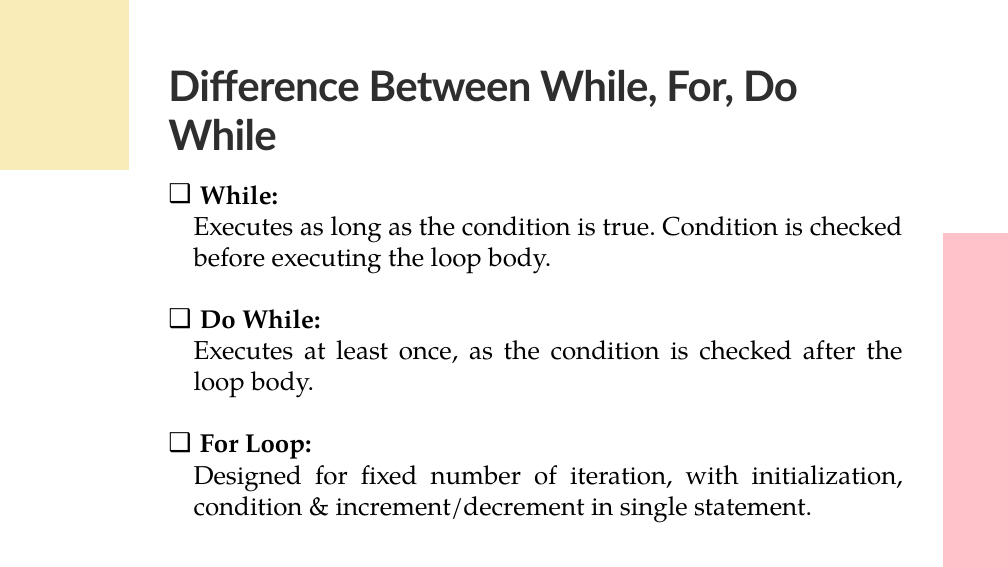
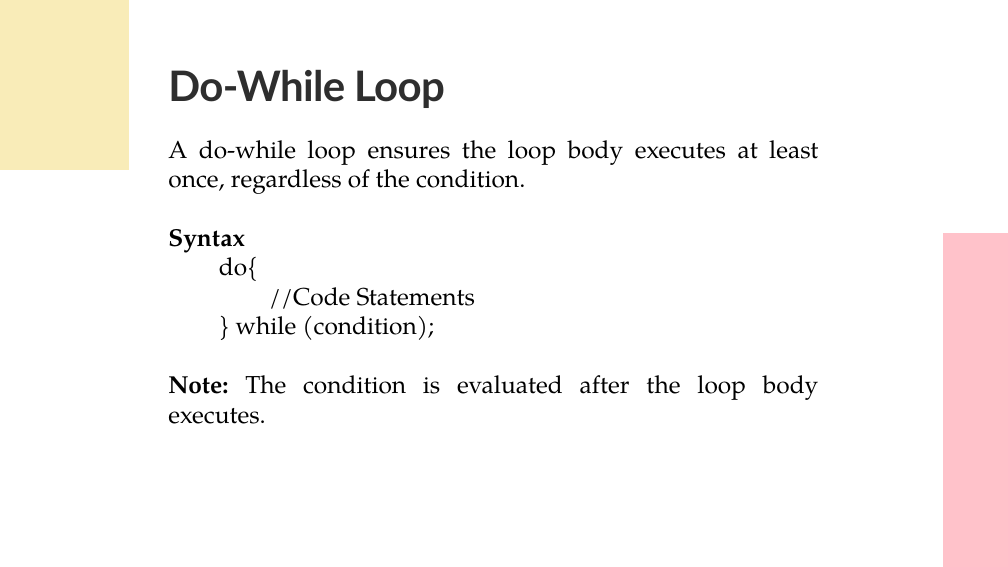
Before and after one commit to UKhayam/Programming-Fundamentals, a slide deck: slide 8 of PF-Lecture-5.pptx (slide 6 before the commit). Drawn at 1008x567 pixels with LibreOffice and Linux fonts; fonts in the diff are those of the drawing. Boxes give left, top, right and bottom in pixels: in the first picture for what was removed or moved away, otherwise in the second. Text is boxed around its words. In the diff, an @@ line names an element or a change of style, - is before the commit and + after.

```diff
--- a/PF-Lecture-5.pptx
+++ b/PF-Lecture-5.pptx
@@ text at box(168, 69, 445, 108): text changed @@
-Difference Between While, For, Do While
+Do-While Loop
@@ text at box(168, 140, 819, 424): text changed; size 37 to 35 pt @@
-❑ While:
-  Executes as long as the condition is true. Condition is checked before executing the loop body.
-❑ Do While:
-  Executes at least once, as the condition is checked after the loop body.
-❑ For Loop:
-  Designed for fixed number of iteration, with initialization, condition & increment/decrement in single statement.
+A do-while loop ensures the loop body executes at least once, regardless of the condition.
+Syntax
+do{
+//Code Statements
+} while (condition);
+Note: The condition is evaluated after the loop body executes.
```
Also in this commit, not shown: 2 other slides changed, 8 slides added, 4 slides removed, 1 other file.
